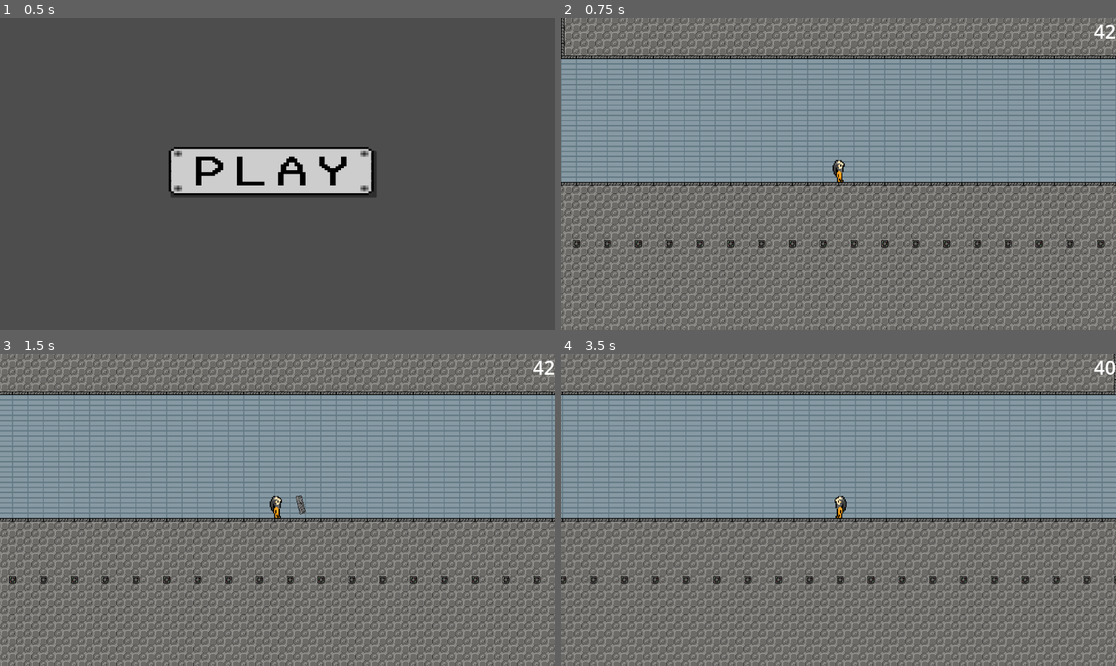
Above: before the commit, frames 1-4 (two rows, left to right).
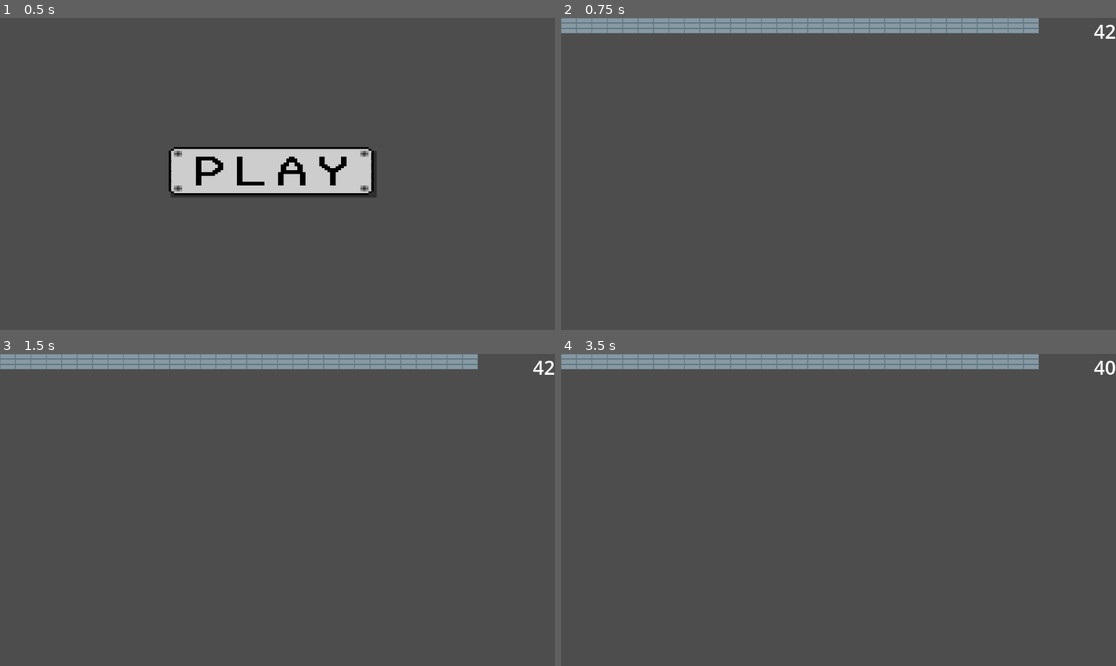
Above: after the commit, the same moments.

Repository: tristeceratops/42GameJam
Game: Godot game, scene res://recource/starting screen.tscn
The game is run twice, just before and just after one commit, with the same random seed, the same clock (stepped at 60 frames per second) and the same inputs.
Inputs (mouse positions are in pixels of both pictures, inside the frame that each line leads up to):
- Up to frame 1 (0.5 s): no input
- Up to frame 2 (0.75 s): click (832, 174) at 0.5 s
- Up to frame 3 (1.5 s): tap Enter at 1.25 s; move the mouse to (399, 494) at 1.27 s; hold D (move_right) from 1.28 s (still down); click (399, 494) at 1.35 s
- Up to frame 4 (3.5 s): tap Space (jump) at 1.52, 2.27 s; move the mouse to (727, 525) at 2.02 s; tap S (crouch) at 2.1 s; click (727, 525) at 2.3 s; move the mouse to (894, 441) at 2.77 s; release D (move_right) at 2.78 s; hold A (move_left) from 2.78 s (still down); tap E (dash) at 2.85 s; click (894, 441) at 3.05 s

Frame 1 is identical in both runs. In frame 2, 92% of the frame differs, in the area x 0-100%, y 0-100%; in frame 3, 92%; in frame 4, 91%.

Commit message:
added death animation

Diff:
--- a/george-game/Script/player.gd
+++ b/george-game/Script/player.gd
@@ -274,7 +274,11 @@
 
 func _physics_process(delta: float) -> void:
 	# Track the distance moved
-
+	if dead:
+		if !is_on_floor():
+			position.y += 1
+		apply_gravity(delta)
+		return
 	#print("Player position: ", player.position)
 
 	var is_overlapHurt = %HurtZone.get_overlapping_areas()
@@ -321,6 +325,11 @@
 		dead = true
 
 	if dead:
+		$AnimatedSprite2D.animation = "die"
+		position.y += 15
+		$AnimatedSprite2D.play()
+		await get_tree().create_timer(1).timeout
+		$AnimatedSprite2D.stop()
 		get_tree().change_scene_to_file("res://testing stages/death_screen.tscn")
 	if Input.is_action_pressed("RESET"):
 		get_tree().change_scene_to_file("res://resources/last main/starting screen.tscn")
@@ -328,12 +337,17 @@
 
 func shoot():
 	if Input.is_action_just_pressed("shoot") and $"%ShootTimer".is_stopped():
+
+		$AnimatedSprite2D.animation = "throw"
+		$AnimatedSprite2D.play()
 		var instance = projectile.instantiate()
 		instance.dir = rotation
 		instance.spawnPos = global_position
 		instance.spawnRot = rotation
 		$"..".call_deferred("add_child", instance)
 		%ShootTimer.start()
+		$AnimatedSprite2D.animation = "stand"
+		$AnimatedSprite2D.play()
 
 func death():
 	if position.y >= 10000:
--- a/george-game/recource/player.tscn
+++ b/george-game/recource/player.tscn
@@ -1,14 +1,16 @@
-[gd_scene load_steps=41 format=3 uid="uid://6as4jbekq0c3"]
+[gd_scene load_steps=46 format=3 uid="uid://6as4jbekq0c3"]
 
 [ext_resource type="Script" path="res://Script/player.gd" id="1_7w102"]
 [ext_resource type="Texture2D" uid="uid://dpbbno371fl3d" path="res://art/raja new game/leap.png" id="1_dhdow"]
 [ext_resource type="Texture2D" uid="uid://c1v1x6rkheabf" path="res://art/raja new game/naruto_run.png" id="2_6g1ce"]
 [ext_resource type="PackedScene" uid="uid://drpy6d5c2sldl" path="res://testing stages/death_screen.tscn" id="2_vbq17"]
 [ext_resource type="Texture2D" uid="uid://cdmewvwo22hq2" path="res://art/raja new game/slide.png" id="3_occ1m"]
+[ext_resource type="Texture2D" path="/home/ldublin/goinfre/42GameJam/george-game/art/death.png" id="4_fv8qg"]
 [ext_resource type="Texture2D" uid="uid://711gb8v7gw7v" path="res://art/raja new game/throw.png" id="4_nxhpw"]
 [ext_resource type="Texture2D" uid="uid://cxnvy2b82ohmx" path="res://art/raja new game/random.png" id="5_a607m"]
 [ext_resource type="Texture2D" uid="uid://b4bxdbuvh71ds" path="res://art/raja new game/power_walk.png" id="6_vr30r"]
 [ext_resource type="Texture2D" uid="uid://cgqwx8ajxfkrx" path="res://art/raja new game/wall_jump.png" id="7_f1fce"]
+[ext_resource type="Texture2D" path="/home/ldublin/goinfre/42GameJam/george-game/art/throw2.png" id="8_36lh4"]
 [ext_resource type="AudioStream" uid="uid://b2lx2aoeci0r3" path="res://sounds/754784__evanboyerman__walk-footstep-with-clothing-foley-3-hard-floorwooden_new.mp3" id="9_58fq8"]
 [ext_resource type="Texture2D" uid="uid://cjmt357oxrfpm" path="res://art/wall_slide.webp" id="10_1x6c5"]
 [ext_resource type="AudioStream" uid="uid://b4owiu8y7lxh1" path="res://sounds/final_sound_jump_mix_of_sounds.mp3" id="10_o7nr1"]
@@ -17,6 +19,18 @@
 atlas = ExtResource("5_a607m")
 region = Rect2(166, 0, 166, 238)
 
+[sub_resource type="AtlasTexture" id="AtlasTexture_nwkhe"]
+atlas = ExtResource("4_fv8qg")
+region = Rect2(0, 0, 133, 250)
+
+[sub_resource type="AtlasTexture" id="AtlasTexture_ycs4m"]
+atlas = ExtResource("4_fv8qg")
+region = Rect2(261, 0, 228, 250)
+
+[sub_resource type="AtlasTexture" id="AtlasTexture_qoj8m"]
+atlas = ExtResource("4_fv8qg")
+region = Rect2(595, 153, 250, 97)
+
 [sub_resource type="AtlasTexture" id="AtlasTexture_jgrrr"]
 atlas = ExtResource("5_a607m")
 region = Rect2(335, 0, 289, 238)
@@ -61,13 +75,13 @@
 atlas = ExtResource("5_a607m")
 region = Rect2(0, 0, 128, 238)
 
-[sub_resource type="AtlasTexture" id="AtlasTexture_4pxec"]
-atlas = ExtResource("4_nxhpw")
-region = Rect2(0, 0, 174, 250)
-
-[sub_resource type="AtlasTexture" id="AtlasTexture_xqvp1"]
-atlas = ExtResource("4_nxhpw")
-region = Rect2(174, 0, 174, 250)
+[sub_resource type="AtlasTexture" id="AtlasTexture_cc074"]
+atlas = ExtResource("8_36lh4")
+region = Rect2(0, 0, 171, 255)
+
+[sub_resource type="AtlasTexture" id="AtlasTexture_vqmpf"]
+atlas = ExtResource("8_36lh4")
+region = Rect2(227, 0, 150, 255)
 
 [sub_resource type="AtlasTexture" id="AtlasTexture_5mx5s"]
 atlas = ExtResource("4_nxhpw")
@@ -120,6 +134,20 @@
 "speed": 5.0
 }, {
 "frames": [{
+"duration": 0.01,
+"texture": SubResource("AtlasTexture_nwkhe")
+}, {
+"duration": 2.0,
+"texture": SubResource("AtlasTexture_ycs4m")
+}, {
+"duration": 1.5,
+"texture": SubResource("AtlasTexture_qoj8m")
+}],
+"loop": false,
+"name": &"die",
+"speed": 5.0
+}, {
+"frames": [{
 "duration": 1.0,
 "texture": SubResource("AtlasTexture_jgrrr")
 }],
@@ -179,15 +207,15 @@
 }, {
 "frames": [{
 "duration": 1.0,
-"texture": SubResource("AtlasTexture_4pxec")
-}, {
-"duration": 1.0,
-"texture": SubResource("AtlasTexture_xqvp1")
+"texture": SubResource("AtlasTexture_cc074")
+}, {
+"duration": 1.0,
+"texture": SubResource("AtlasTexture_vqmpf")
 }, {
 "duration": 1.0,
 "texture": SubResource("AtlasTexture_5mx5s")
 }],
-"loop": true,
+"loop": false,
 "name": &"throw",
 "speed": 5.0
 }, {
@@ -258,7 +286,7 @@
 position = Vector2(0.5, -5.2)
 scale = Vector2(0.2, 0.2)
 sprite_frames = SubResource("SpriteFrames_1mne1")
-animation = &"stand"
+animation = &"throw"
 
 [node name="normal hitbox" type="CollisionShape2D" parent="."]
 position = Vector2(0.146702, -2.64038)
Binary file added: george-game/art/death.png
Not shown, added: george-game/art/death.png.import
Binary file added: george-game/art/throw2.png
Not shown, added: george-game/art/throw2.png.import
